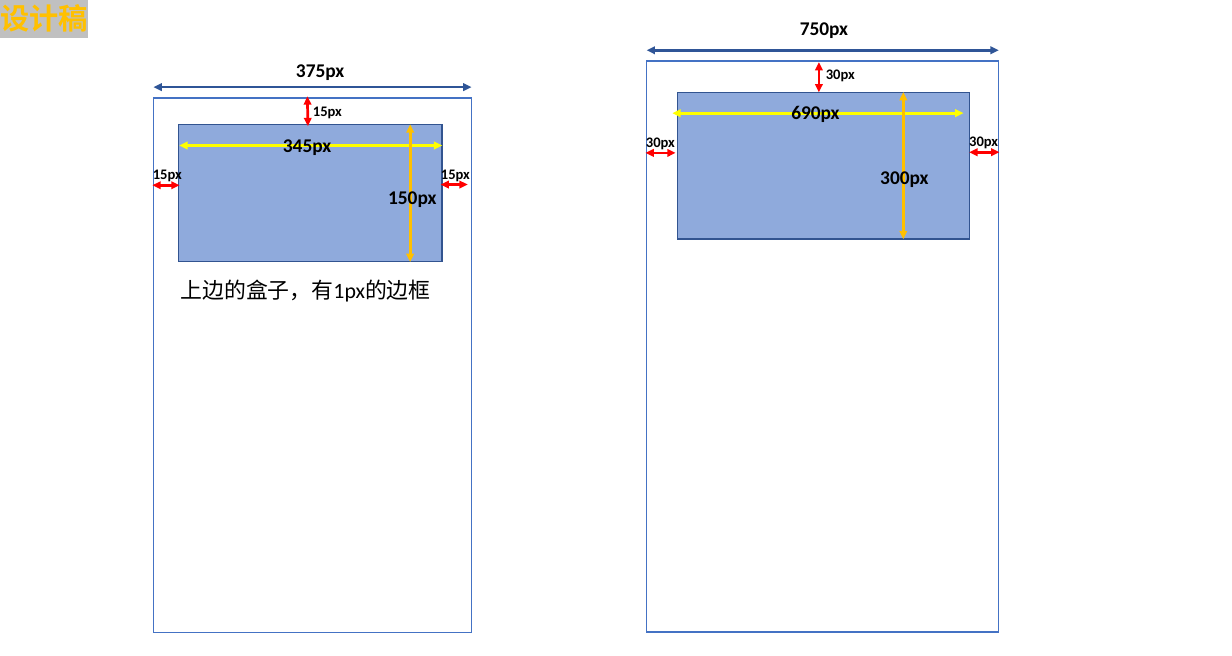
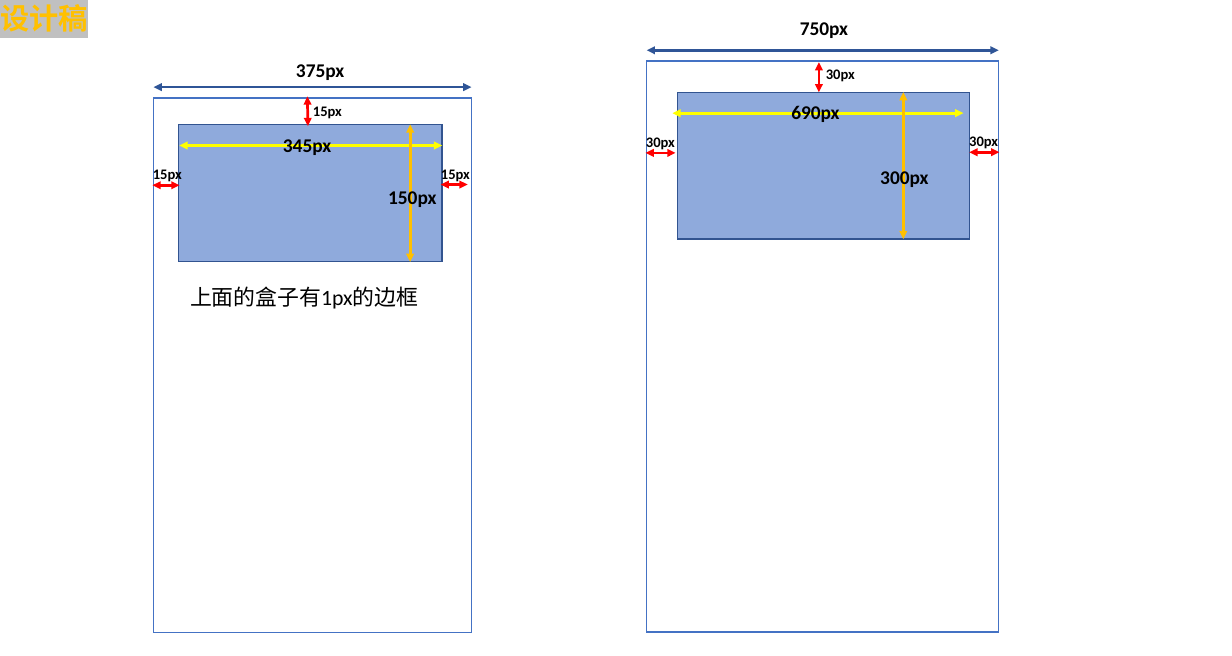
Before and after one commit to tianyucoder/200422_mobile, a slide deck: slide 8 of 演示图/演示与分析.pptx. Drawn at 1232x656 pixels with LibreOffice and Linux fonts; fonts in the diff are those of the drawing. Boxes give left, top, right and bottom in pixels: in the first picture for what was removed or moved away, otherwise in the second. Text is boxed around its words. In the diff, an @@ line names an element or a change of style, - is before the commit and + after.

```diff
--- a/演示图/演示与分析.pptx
+++ b/演示图/演示与分析.pptx
@@ text at [190, 286, 418, 309]: text changed @@
-上边的盒子，有1px的边框
+上面的盒子有1px的边框
```
Also in this commit, not shown: 2 other files.
